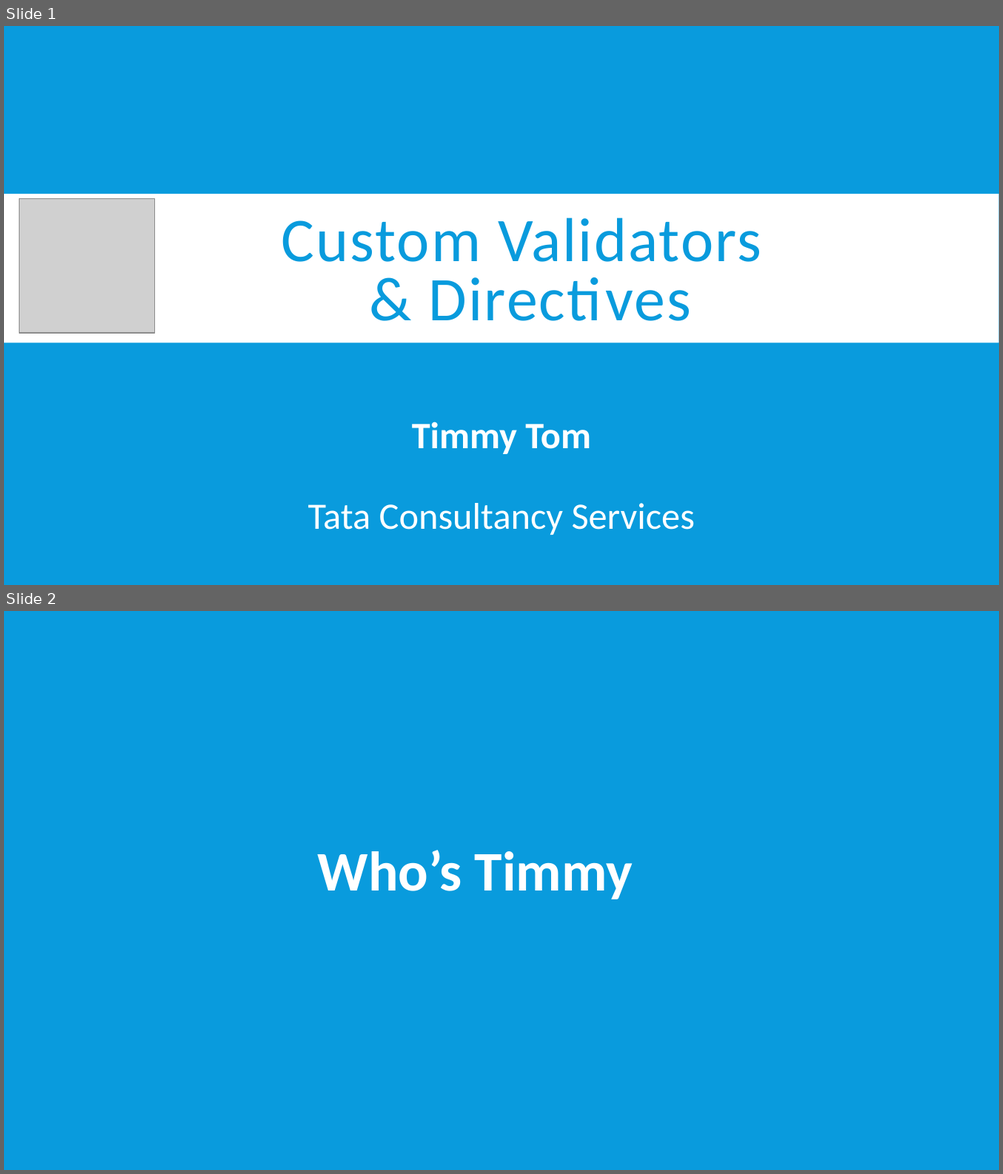
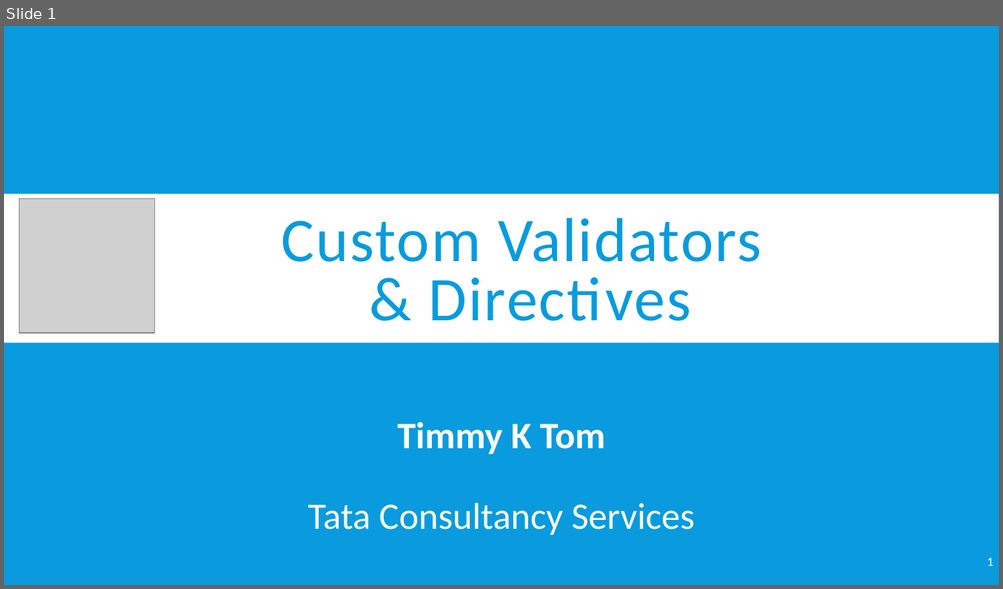
Before and after one commit to timmyktom/angular_validator_directive, a slide deck: Custom Validator & Directive.pptx. Shown one above the other, each under a label of ours: slides 1 and 2 before the commit, slide 1 after it. The pictures are 1003x1174 and 1003x589 pixels, drawn with LibreOffice and Linux fonts; fonts in the diff are those of the drawing; grey boxes stand for pictures. Boxes give left, top, right and bottom in pixels: in the first picture for what was removed or moved away, otherwise in the second. Text is boxed around its words. In the diff, an @@ line names an element or a change of style, - is before the commit and + after.

```diff
--- a/Custom Validator & Directive.pptx
+++ b/Custom Validator & Directive.pptx
@@ slide 2 removed at bbox=[4, 611, 999, 1170], background #099BDD @@
@@ text removed at bbox=[318, 850, 632, 900] @@
-Who’s Timmy
@@ slide 1 changed as well @@
@@ subtitle at bbox=[308, 422, 694, 535]: text changed @@
-Timmy Tom
-Tata Consultancy Services
+Timmy K Tom
+Tata Consultancy Services
@@ page number added at bbox=[987, 558, 993, 566], 12 pt, text #FFFFFF @@
+1
```
Also in this commit, not shown: 9 other slides changed, 3 slides added, 4 other slides removed, 1 other file.
